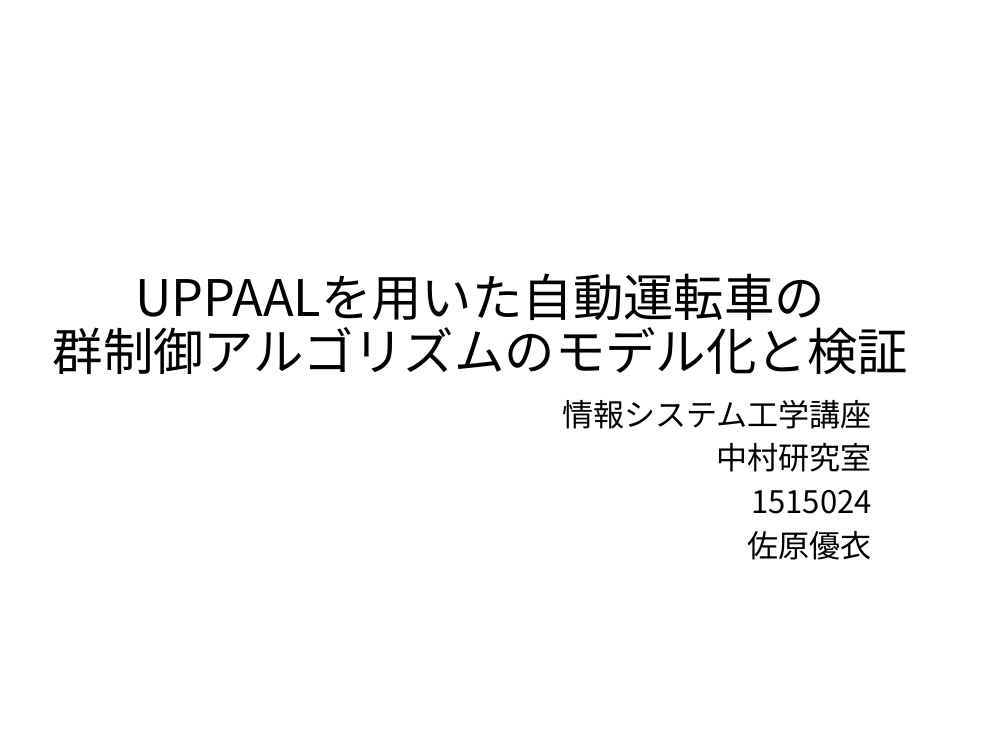
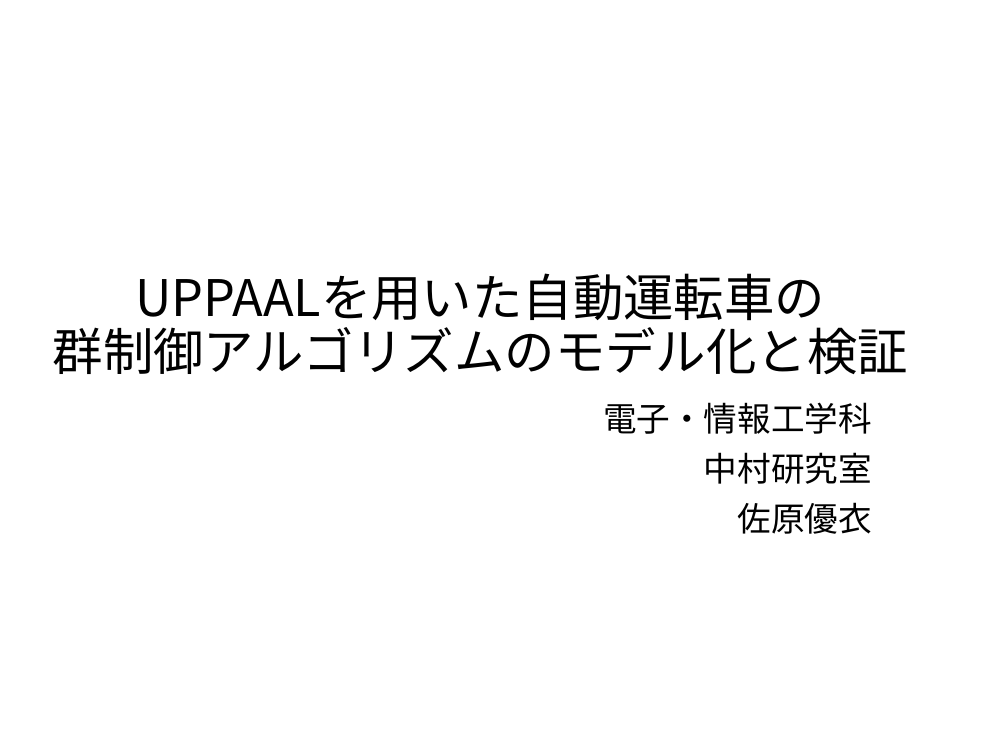
Before and after one commit to Sahara62/graduateResearch, a slide deck: slide 1 of GraduateSlide.pptx. Drawn at 1008x756 pixels with LibreOffice and Linux fonts; fonts in the diff are those of the drawing. Boxes give left, top, right and bottom in pixels: in the first picture for what was removed or moved away, otherwise in the second. Text is boxed around its words. In the diff, an @@ line names an element or a change of style, - is before the commit and + after.

```diff
--- a/GraduateSlide.pptx
+++ b/GraduateSlide.pptx
@@ subtitle at bbox=[603, 402, 872, 434]: text changed; size 22.2 to 24 pt @@
-情報システム工学講座
+電子・情報工学科
@@ subtitle at bbox=[704, 452, 872, 534]: size 22.2 to 24 pt in "中村研究室", "佐原優衣"; line spacing 0.8 to 0.9 @@
@@ subtitle at bbox=[751, 490, 872, 514]: paragraph removed @@
-1515024
```
Also in this commit, not shown: 9 other slides changed, 1 slide added, 1 other file.
